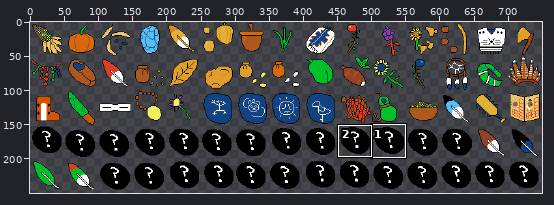
File history of a sprite sheet, www/assets/sheet4.png. The first picture is a wide view before the edit; the outline marks the close-up.
Close-up. The starting point:
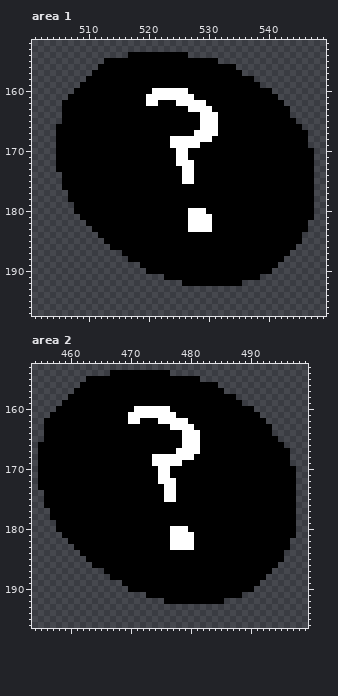
The file is 750x250 pixels. Shown: area 1: x 501..549, y 152..197; area 2: x 454..499, y 153..196. The commit also changed other parts of the picture, which this record leaves out.
The result:
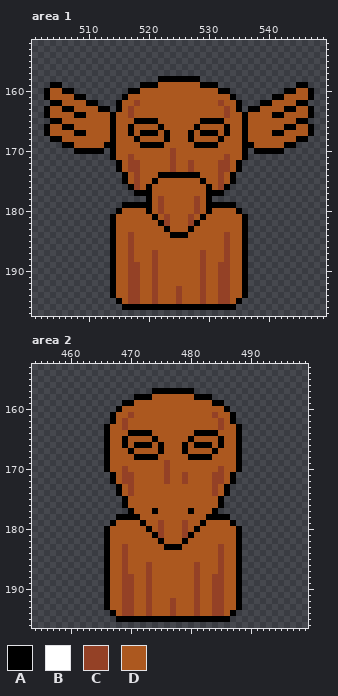
Palette (. is transparent): A #000000  B #ffffff  C #944126  D #ac581f
The exact change:
Changed rows in their new state; - is an unchanged pixel.
Area 1:
first column x 503:
154 --------------..........---------------------
155 ----------...................----------------
156 ---------.......................-------------
157 --------.........................------------
158 -------............-------.........----------
159 -AA---..........---DDDDDDD---.......------AA-
160 ADDAA.........--DDDDDDDDDDDDD--.......--AADDA
161 ADDDD--......-DDDDDDDDDDDDDDDDD-......-ADDDDA
162 -AADDDD--...-DDCDDDDDDDDDDDDDCDD-...--DDDDAA-
163 ADD--DDDD--.-DCDDDDDDDDDDDDDDDCD-.--DDDD-ADDA
164 ADDDD--DDDD-DDCDDDDDDDDDDDDDDDCDD-DDDD--DDDDA
165 -AADDDDDDDD-DDD----DDDDDDDAAA-DDD-DDDDDDDDAA-
166 ADD--DDDDDD-DD-DDDD-DDDDD-DDDD-DD-DDDDDD--DDA
167 ADDDD--DDDD-DD-D---D-DDD-DAAAD-DD-DDDD--DDDDA
168 -A-DDDDDDDD-DDD-DDDD-DDDADDDD-DDD-DDDDDDDD---
169 --.--DDDDD--DDDD----DDDDDA---DDDD--DDDDD--..-
170 --...-----.-DDDDDDDDDCDDDDDDDDDDD-.-----.....
171 --.........-DDCDDDDDDCDDDDDDDDCDD-...........
172 --..........-DCCDDDDDCDDCDDDDCCD-............
173 --..........-DCCDDDDDCDDCDDDDCCD-............
174 ---..........-DCDDD----AA-DDDCD-.............
175 ---..........-DCDD-DDDDDDD-DDCD-.............
176 ---...........-CD-DDDDDDDDD-DC-..............
177 ----...........---DDDDDDDDD---...............
178 ----.............-DCDDDDDCD-.................
179 -----........-----DCDDDDDCD-----.............
180 -----.......-DDDD-DCDDDDDCD-DDDD-............
181 ------.....-DDDDDD-DCDDDCDADDDDDD-...........
182 -------....-DDDDDDD-CDDDCADDDDDDD-..........-
183 --------...-DDDDDDDD-DDDADDDDDDDD-..........-
184 ---------..-DDCDDDDDD---DDDDDDCDD-.........--
185 ----------.-DDCDDDDDDDDDDDDDDDCDD-.........--
186 ------------DDCDDDDDDDDDDDDDDDCDD-........---
187 -----------ADDCDDDCDDDDDDDCDDDCDD-.......----
188 -----------ADDCDDDCDDDDDDDCDDDCDD-......-----
189 -----------ADDCCDDCDDDDDDDCDDCCDD-.....------
190 -----------ADDCCDDCDDDDDDDCDDCCDD-....-------
191 -----------ADDCCDDCDDDDDDDCDDCCDD-..---------
192 -----------ADDCCDDCDDDDDDDCDDCCDDA-----------
193 -----------ADDCCDDCDDDCDDDCDDCCDDA-----------
194 -----------ADDCCDDCDDDCDDDCDDCCDDA-----------
195 ------------ADCCDDCDDDCDDDCDDCCDA------------
196 -------------AAAAAAAAAAAAAAAAAAA-------------
Area 2:
first column x 455:
154 ------------..........---------------------
155 --------...................----------------
156 -------.......................-------------
157 ------.............-------.....------------
158 -----...........---DDDDDDD---....----------
159 ----..........--DDDDDDDDDDDDD--...---------
160 ---..........-DDDDDDDDDDDDDDDDD-....-------
161 --..........-DDCDDDDDDDDDDDDDCDD-....------
162 -...........-DCDDDDDDDDDDDDDDDCD-.....-----
163 -..........-DDCDDDDDDDDDDDDDDDCDD-.....----
164 -..........-DDD----DDDDDDDA---DDD-.....----
165 -..........-DD-DDDD-DDDDDADDDD-DD-......---
166 ...........-DD-D---D-DDDADA--D-DD-.......--
167 ...........-DDD-DDDD-DDDADDDD-DDD-........-
168 ...........-DDDD---ADDDDDA---DDDD-........-
169 ...........-DDDDDDDDDCDDDDDDDDDDD-........-
170 ...........-DDCDDDDDDCDDDDDDDDCDD-.........
171 ............-DCCDDDDDCDDCDDDDCCD-..........
172 ............-DCCDDDDDCDDCDDDDCCD-..........
173 .............-DCDDDDDDDDDDDDDCD-...........
174 -............-DCDDDDDDDDDDDDDCD-...........
175 -.............-DDDDDDDDDDDDDDD-............
176 -.............-DDDDDDDDDDDDDDD-............
177 --.............-DDD-DDDDD-DDD-.............
178 --...........----DDDDDDDDDDD----...........
179 ---.........-DDDD-DDCDDDCDD-DDDD-..........
180 ---........-DDDDDD-DCDDDCD-DDDDDD-.........
181 ----.......-DDDDDDD-CDDDCADDDDDDD-.........
182 -----......-DDDDDDDD-DDDADDDDDDDD-........-
183 ------.....-DDCDDDDDD-AADDDDDDCDD-........-
184 -------....-DDCDDDDDDDDDDDDDDDCDD-.......--
185 --------...-DDCDDDDDDDDDDDDDDDCDD-.......--
186 ---------..-DDCDDDCDDDDDDDCDDDCDD-......---
187 ------------DDCDDDCDDDDDDDCDDDCDD-.....----
188 -----------ADDCCDDCDDDDDDDCDDCCDD-....-----
189 -----------ADDCCDDCDDDDDDDCDDCCDD-...------
190 -----------ADDCCDDCDDDDDDDCDDCCDD-..-------
191 -----------ADDCCDDCDDDDDDDCDDCCDD----------
192 -----------ADDCCDDCDDDCDDDCDDCCDDA---------
193 -----------ADDCCDDCDDDCDDDCDDCCDDA---------
194 ------------ADCCDDCDDDCDDDCDDCCDA----------
195 -------------AAAAAAAAAAAAAAAAAAA-----------
